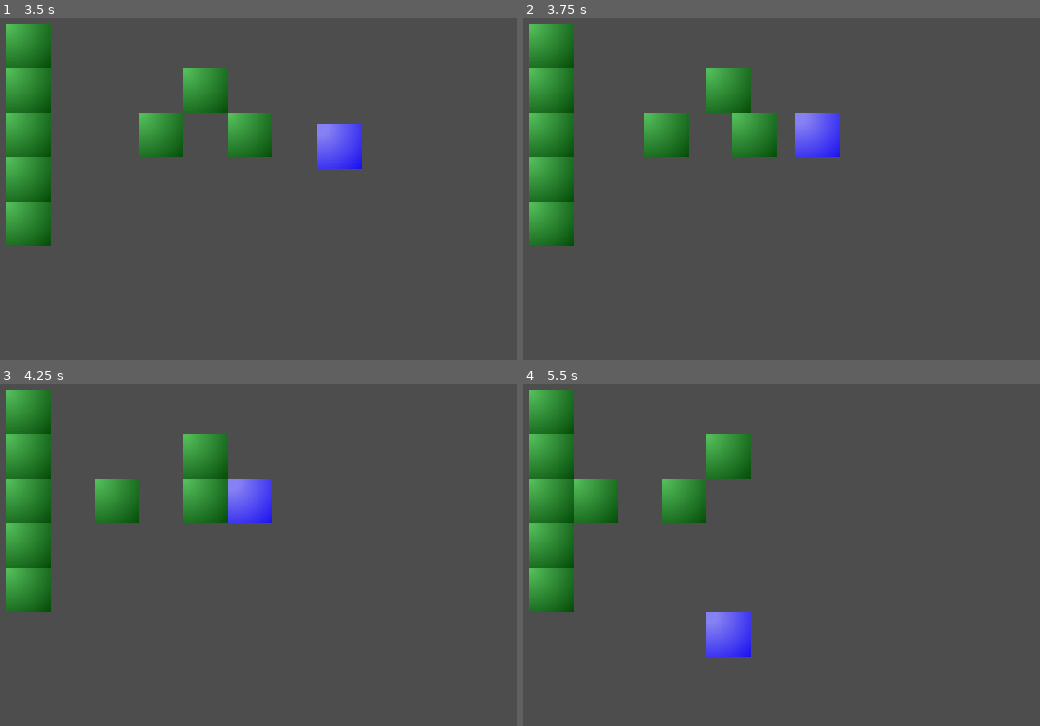
Above: before the commit, frames 1-4 (two rows, left to right).
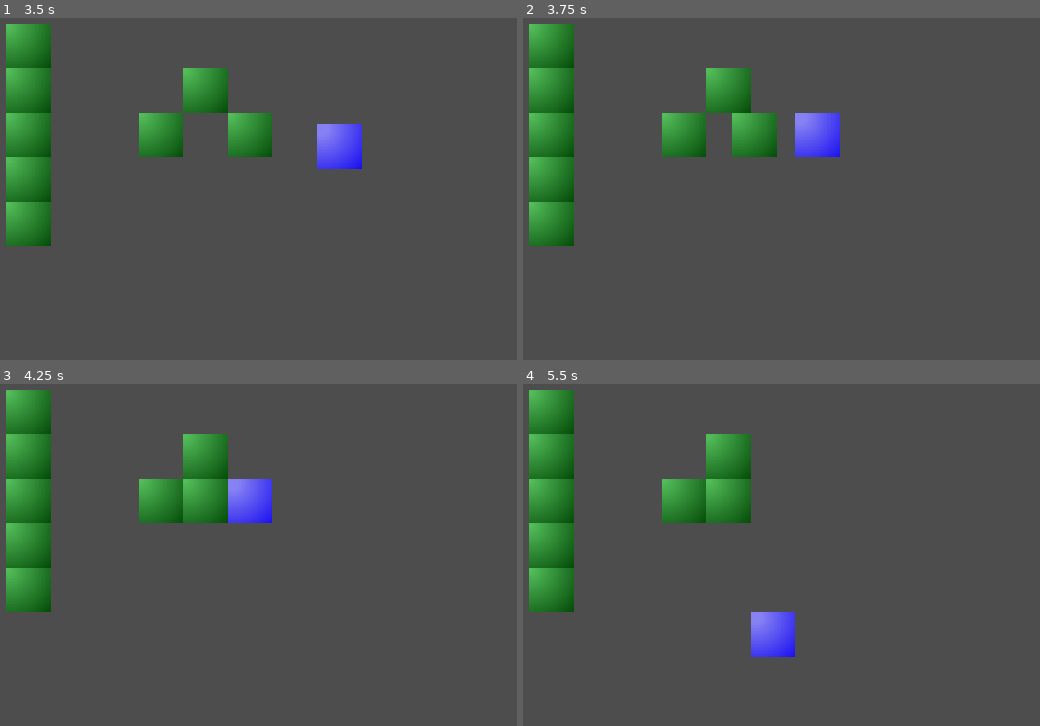
Above: after the commit, the same moments.

Repository: heavyParsnip/6t5-RunesOfRuin
Game: Godot game, scene res://testLevel.tscn
The game is run twice, just before and just after one commit, with the same random seed, the same clock (stepped at 60 frames per second) and the same inputs.
Inputs:
- Up to frame 1 (3.5 s): tap Enter (cast) at 0.5, 0.6, 1.35, 2.3, 3.05 s; hold D (move_right) 0.53-1.28 s; tap Space at 1.25 s; hold S (move_down) 1.28-2.03 s; hold D (move_right) 2.03-2.78 s; hold 8 (selectAround) 2.03-2.78 s; hold W (move_up) from 2.78 s (still down); tap 1 (selectWind) at 2.85 s
- Up to frame 2 (3.75 s): release W (move_up) at 3.53 s; hold A (move_left) from 3.53 s (still down); tap Enter (cast) at 3.6 s
- Up to frame 3 (4.25 s): keep holding A (move_left)
- Up to frame 4 (5.5 s): tap Enter (cast) at 4.25, 4.35, 5.3 s; tap Space at 5 s; release A (move_left) at 5.03 s; hold S (move_down) from 5.03 s (still down); hold 8 (selectAround) from 5.03 s (still down)

Frame 1 is identical in both runs. In frame 2, 1.2% of the frame differs, in the area x 23-36%, y 27-41%; in frame 3, 2.2%; in frame 4, 4.5%, in the area x 9-53%, y 27-80%.

Commit message:
push wall movement uses ray instead of shapes now

Diff:
--- a/scripts/interactables/pushablewall.gd
+++ b/scripts/interactables/pushablewall.gd
@@ -21,9 +21,9 @@
 	react_wind = true
 
 func get_wind(dir: Vector2) -> void:
-	#if destination_blocked(dir):
-	#	print("Can't be moved to this position due to a block")
-	#	return
+	if destination_blocked(dir):
+		print("Can't be moved to this position due to a block")
+		return
 	if moving:
 		return # don't double move
 	push_once(dir)
@@ -35,11 +35,15 @@
 	if coll_shape.shape == null:
 		print("Somehow, you forgot to give this wall a collider.")
 		return true
-	var query := PhysicsShapeQueryParameters2D.new()
-	query.shape = coll_shape.shape # use wall size instead of random rectangle
+
+	# ray start & end pos
+	var start := global_position
+	var end := global_position + dir * G.TILE_SIZE
+
+	var query := PhysicsRayQueryParameters2D.create(start, end)
 
 	# our hypothetical transform of where it's going times tile size
-	query.transform = coll_shape.global_transform.translated(dir * G.TILE_SIZE)
+	#query.transform = coll_shape.global_transform.translated(dir * G.TILE_SIZE)
 
 	query.collision_mask = move_block_mask # not everything prevents a move
 	query.collide_with_areas = true
@@ -47,7 +51,7 @@
 
 	query.exclude = [get_rid()] # don't calculate self duh
 
-	var hits:= get_world_2d().direct_space_state.intersect_shape(query, 1) # 1 hit = no bueno
+	var hits:= get_world_2d().direct_space_state.intersect_ray(query)
 	return not hits.is_empty() # if it's empty we can move
 
 func push_once(dir: Vector2) -> void:
--- a/scripts/player/player.gd
+++ b/scripts/player/player.gd
@@ -18,7 +18,7 @@
 	"move_down" : Vector2.DOWN
 }
 
-# make this into a state machine later
+# make this into a state machine later if necessary
 var is_moving : bool = false
 @export var facing : Direction = Direction.DOWN
 
--- a/scripts/player/player.tscn
+++ b/scripts/player/player.tscn
@@ -2,7 +2,7 @@
 
 [ext_resource type="Script" uid="uid://druyb01jnpisk" path="res://scripts/player/player.gd" id="1_f50pn"]
 [ext_resource type="Texture2D" uid="uid://cx7n3ytngbgvf" path="res://Assets/test/indigo.png" id="2_enrq2"]
-[ext_resource type="Script" uid="uid://d0a8p0eti2xv1" path="res://spell_controller.gd" id="3_so2s4"]
+[ext_resource type="Script" uid="uid://d0a8p0eti2xv1" path="res://spells/spell_controller.gd" id="3_so2s4"]
 
 [sub_resource type="RectangleShape2D" id="RectangleShape2D_qn476"]
 size = Vector2(64, 64)
--- a/spell_controller.gd
+++ b/spells/spell_controller.gd
@@ -44,19 +44,15 @@
 	match currentModifier:
 		Modifier.AROUND:
 			cast_around(currentElement)
-			pass
 		#Modifier.Below
 		#Modifier.Here
 
 	isCasting = false # ready to do another.
-	pass
 
 func cast_around(element: Element) -> void:
 	match element:
 		Element.WIND:
 			cast_wind_around()
-			pass
-	pass
 
 func find_interactables_at(position: Vector2) -> Array[Interactable]:
 	# https://www.reddit.com/r/godot/comments/18y85jd/the_code_works_but_wondering_if_there_is_a_better/
@@ -89,8 +85,9 @@
 	# if there is, apply wind to it, moving it back 1 tile based on direction
 
 	for cells in affectedCells:
+
 		var interactables := find_interactables_at(cells.pos)
-
+		print(interactables)
 		for interactable in interactables:
 			interactable.get_spell(Element.WIND, cells.dir)
 
--- a/testLevel.tscn
+++ b/testLevel.tscn
@@ -25,11 +25,11 @@
 [node name="Wall5" parent="." unique_id=1143762167 instance=ExtResource("2_vgrmv")]
 position = Vector2(-128, 128)
 
+[node name="PushableWall3" parent="." unique_id=476270757 instance=ExtResource("3_aldhi")]
+position = Vector2(64, 0)
+
+[node name="PushableWall2" parent="." unique_id=1510031123 instance=ExtResource("3_aldhi")]
+position = Vector2(192, 0)
+
 [node name="PushableWall" parent="." unique_id=741833010 instance=ExtResource("3_aldhi")]
 position = Vector2(128, -64)
-
-[node name="PushableWall" parent="PushableWall" unique_id=1510031123 instance=ExtResource("3_aldhi")]
-position = Vector2(64, 64)
-
-[node name="PushableWall" parent="PushableWall/PushableWall" unique_id=476270757 instance=ExtResource("3_aldhi")]
-position = Vector2(-128, 0)
Renamed: spell_controller.gd.uid -> spells/spell_controller.gd.uid
Renamed: spells/spellTypes.gd -> spells/spell_types.gd
Renamed: spells/spellTypes.gd.uid -> spells/spell_types.gd.uid
